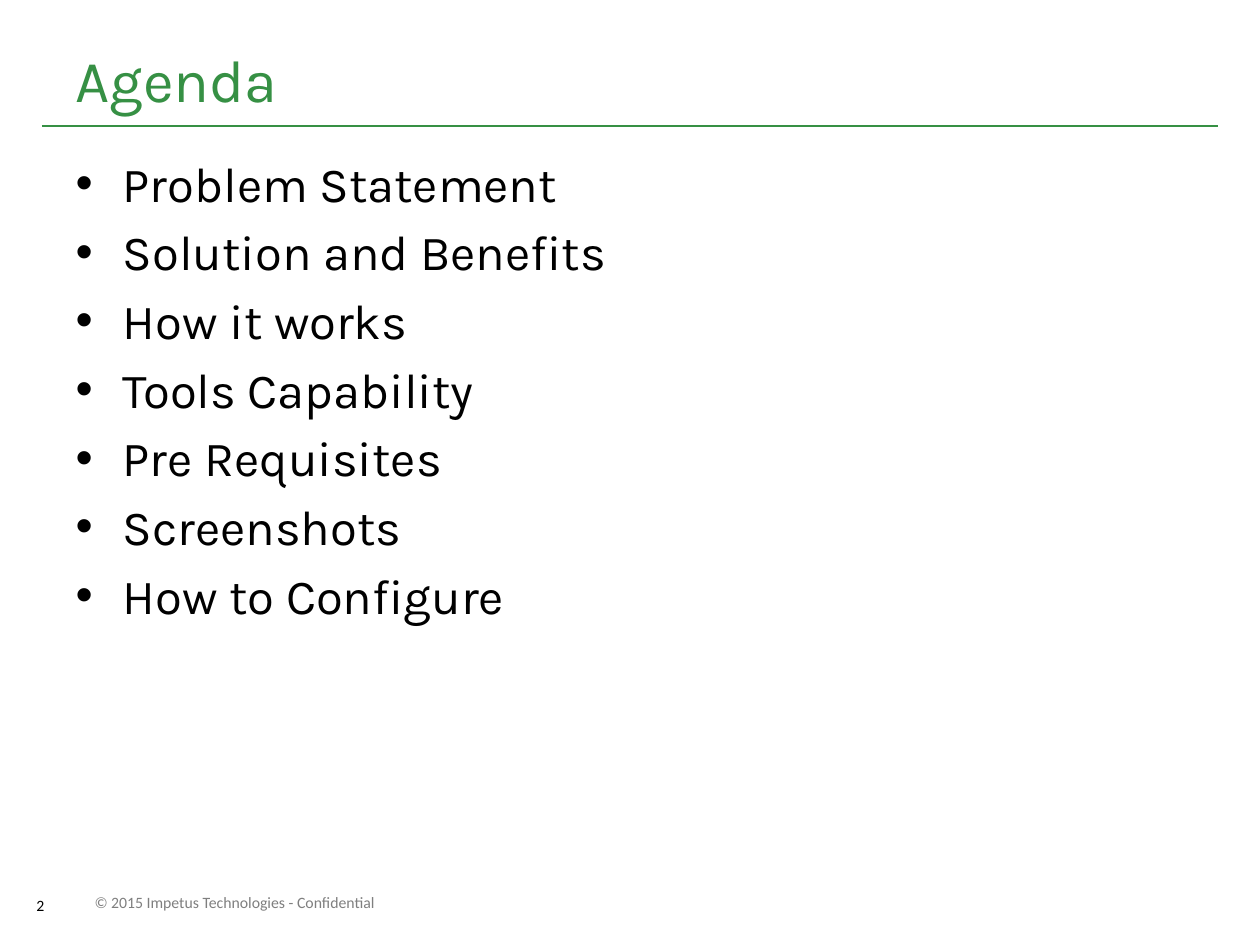
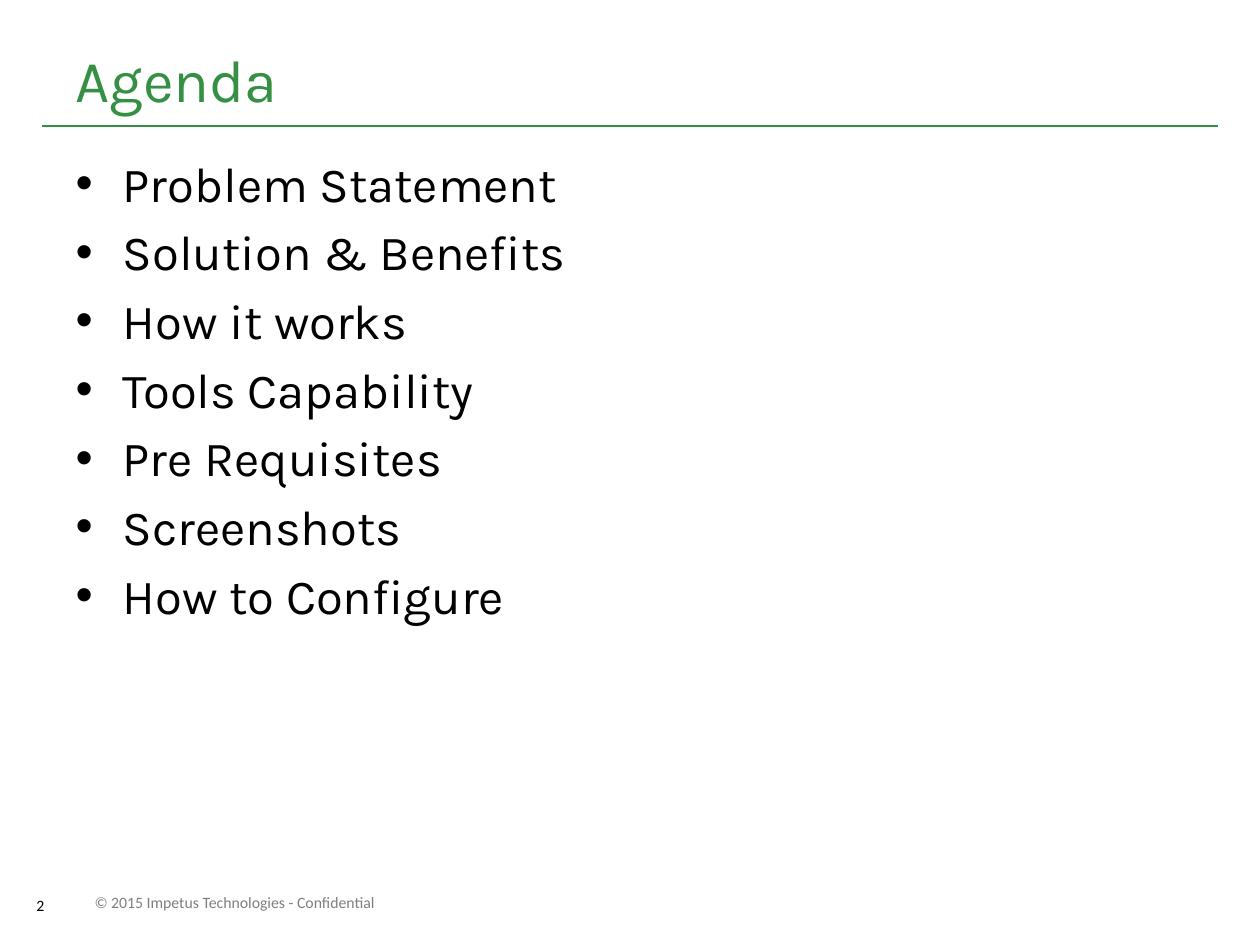
Before and after one commit to Impetus/couverture, a slide deck: slide 2 of USSCC_DOCUMENT/presentations/User Story Specific Code Coverage Tool.pptx. Drawn at 1260x945 pixels with LibreOffice and Linux fonts; fonts in the diff are those of the drawing; background and template pictures are left out. Boxes give left, top, right and bottom in pixels: in the first picture for what was removed or moved away, otherwise in the second. Text is boxed around its words. In the diff, an @@ line names an element or a change of style, - is before the commit and + after.

```diff
--- a/USSCC_DOCUMENT/presentations/User Story Specific Code Coverage Tool.pptx
+++ b/USSCC_DOCUMENT/presentations/User Story Specific Code Coverage Tool.pptx
@@ text at [123,236,566,271]: text changed @@
-• Solution and Benefits
+• Solution & Benefits
```
Also in this commit, not shown: 1 other slide changed.
